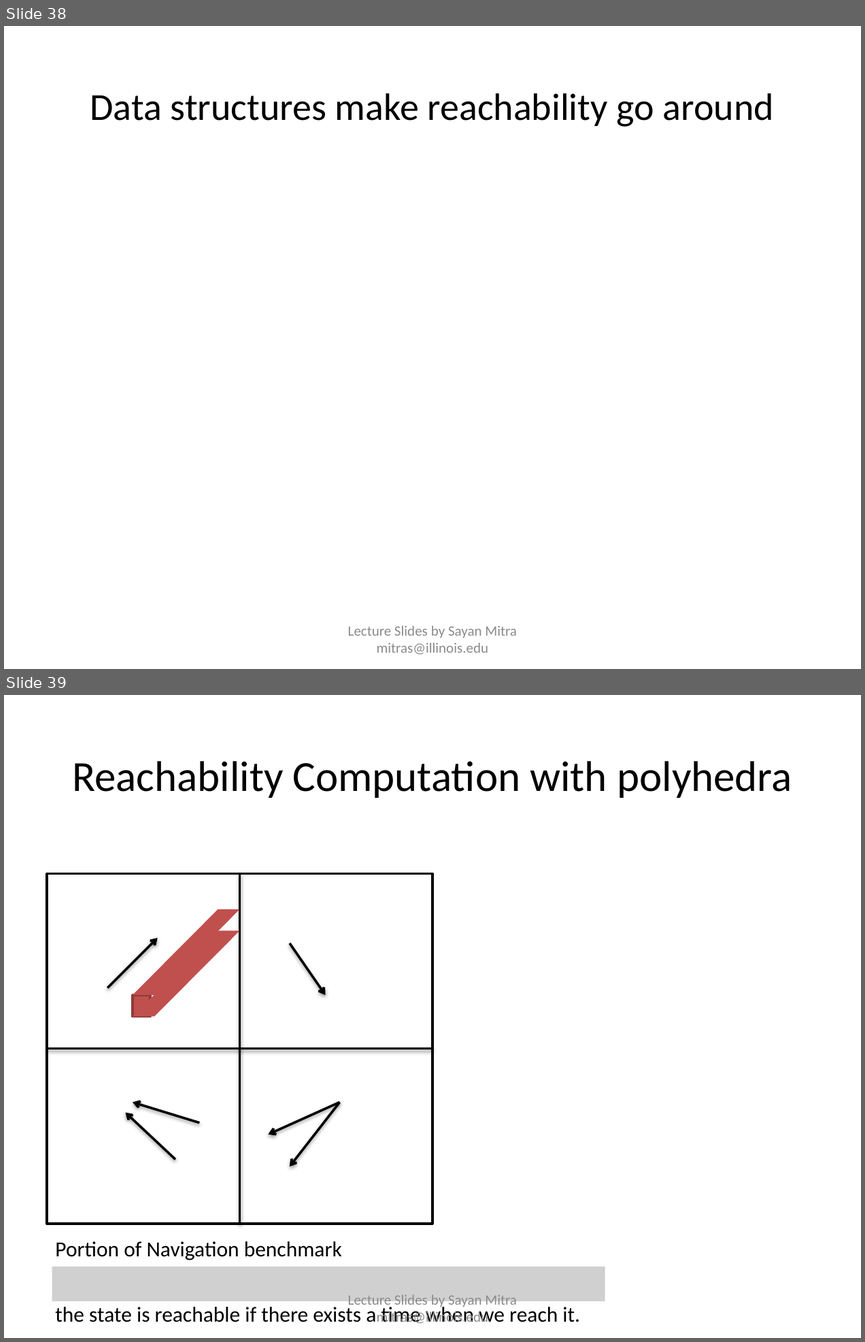
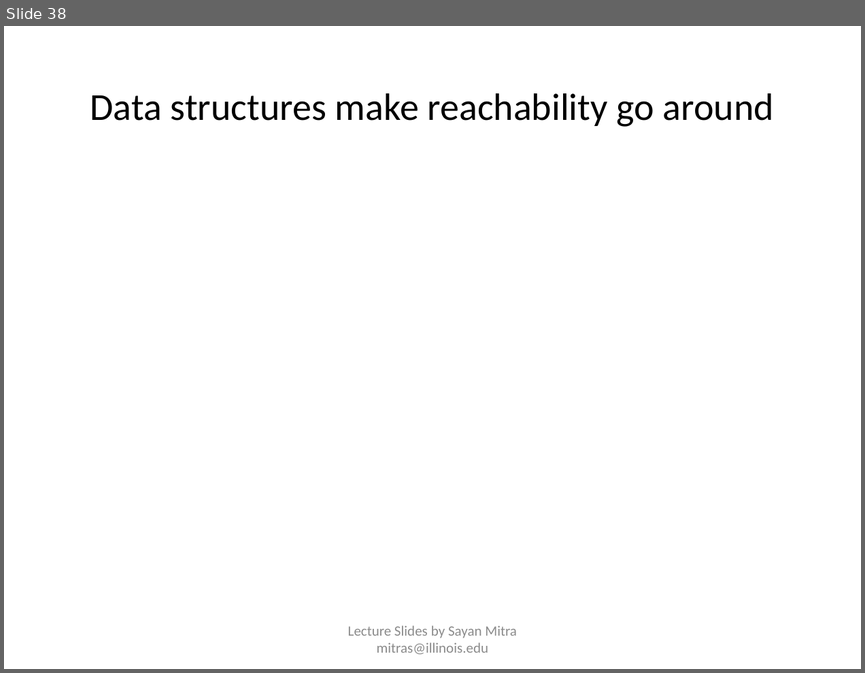
Before and after one commit to sayanmitracode/cpsbooksite, a slide deck: Slides/ReachabilityTimedAutomata.pptx. Shown one above the other, each under a label of ours: slides 38 and 39 before the commit, slide 38 after it. The pictures are 865x1342 and 865x673 pixels, drawn with LibreOffice and Linux fonts; fonts in the diff are those of the drawing; grey boxes stand for pictures. Boxes give left, top, right and bottom in pixels: in the first picture for what was removed or moved away, otherwise in the second. Text is boxed around its words. In the diff, an @@ line names an element or a change of style, - is before the commit and + after.

```diff
--- a/Slides/ReachabilityTimedAutomata.pptx
+++ b/Slides/ReachabilityTimedAutomata.pptx
@@ slide 39 removed at (4, 695, 861, 1338), background #FFFFFF @@
@@ title removed at (72, 761, 791, 798) @@
-Reachability Computation with polyhedra
@@ rectangle removed at (47, 873, 432, 1223) @@
@@ line removed from (239, 873) to (239, 1223) @@
@@ parallelogram removed at (133, 909, 239, 995) @@
@@ arrow removed from (107, 988) to (158, 938) @@
@@ parallelogram removed at (133, 930, 239, 1016) @@
@@ arrow removed from (290, 943) to (325, 995) @@
@@ rectangle removed at (133, 995, 150, 1016) @@
@@ line removed from (47, 1048) to (432, 1048) @@
@@ arrow removed from (199, 1123) to (133, 1102) @@
@@ arrow removed from (340, 1102) to (268, 1134) @@
@@ arrow removed from (340, 1102) to (290, 1166) @@
@@ arrow removed from (175, 1159) to (126, 1113) @@
@@ text removed at (55, 1241, 342, 1260) @@
-Portion of Navigation benchmark
@@ picture removed at (52, 1266, 604, 1301) @@
@@ text removed at (55, 1303, 580, 1323) @@
-the state is reachable if there exists a time when we reach it.
@@ text removed at (348, 1295, 517, 1323) @@
-Lecture Slides by Sayan Mitra mitras@illinois.edu
```
Also in this commit, not shown: 5 slides changed, 2 slides added, 7 other files.
